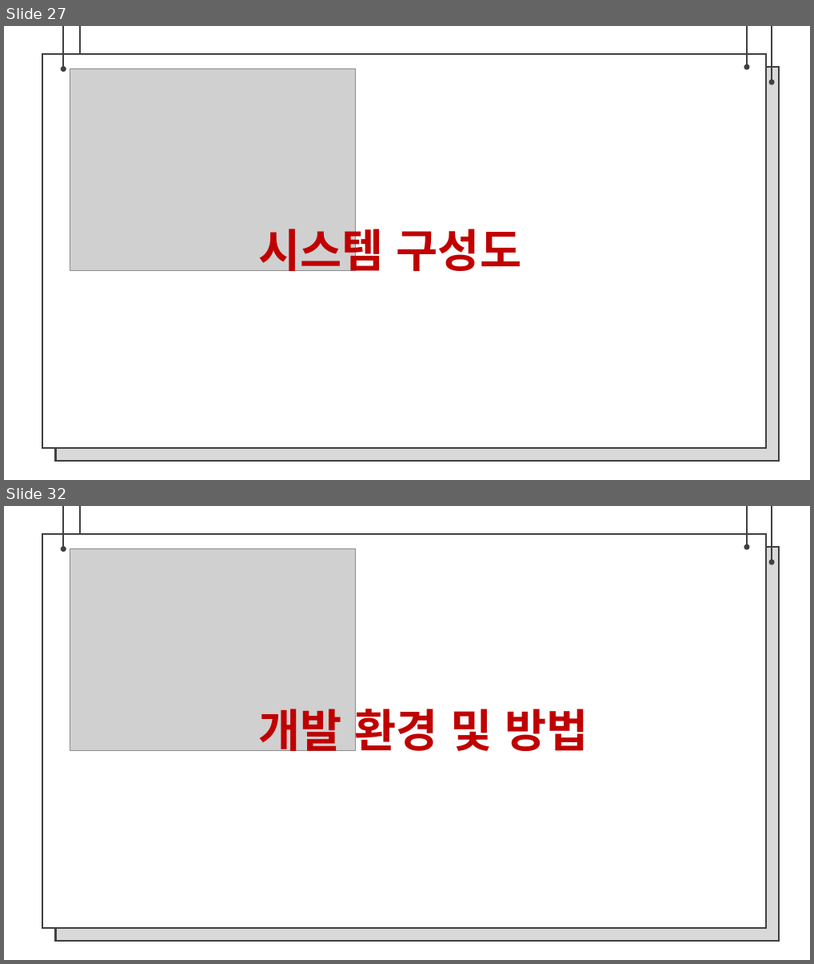
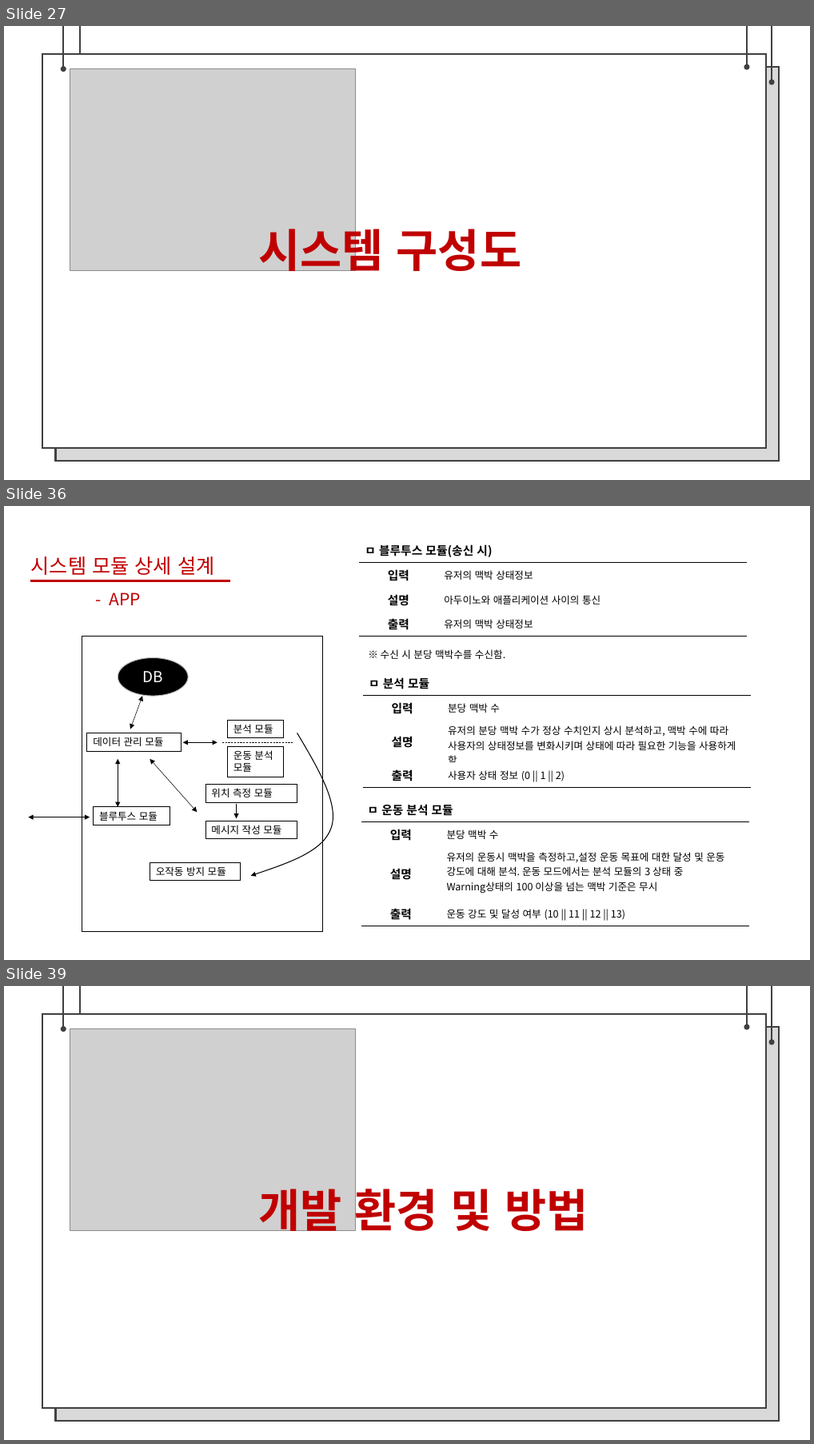
Before and after one commit to bajahoe/gitchana, a slide deck: 제안서 팀장 조동윤, 팀원 임종운.pptx. Shown one above the other, each under a label of ours: slides 27 and 32 before the commit, slides 27, 36 and 39 after it; the slides between them are not shown. The pictures are 814x964 and 814x1444 pixels, drawn with LibreOffice and Linux fonts; fonts in the diff are those of the drawing; grey boxes stand for pictures; background and template pictures are left out. Boxes give left, top, right and bottom in pixels: in the first picture for what was removed or moved away, otherwise in the second. Text is boxed around its words. In the diff, an @@ line names an element or a change of style, - is before the commit and + after.

Commit message:
자료 업데이트
발표자료 재 작성
제안서 내 사용자 상태정보 구조 변경(시각 - > 날짜, 시간)
그냥 사진

```diff
--- a/제안서 팀장 조동윤, 팀원 임종운.pptx
+++ b/제안서 팀장 조동윤, 팀원 임종운.pptx
@@ slide 36 added at <box>4,506,810,960</box>, background #FFFFFF @@
@@ table added at <box>359,538,747,636</box>, 4 rows, 2 columns @@
+ㅁ 블루투스 모듈(송신 시) | 
+입력 | 유저의 맥박 상태정보
+설명 | 아두이노와 애플리케이션 사이의 통신
+출력 | 유저의 맥박 상태정보
@@ text added at <box>31,556,214,575</box>, 24 pt, text #C00000 @@
+시스템 모듈 상세 설계
@@ line added from (30, 581) to (231, 581), #C00000 2.25 pt @@
@@ text added at <box>109,592,140,605</box>, 20 pt, text #C00000 @@
+- APP
@@ rectangle added at <box>82,636,323,932</box>, outline #000000 0.5 pt @@
@@ text added at <box>381,649,506,659</box>, 12 pt, text #000000 @@
+※ 수신 시 분당 맥박수를 수신함.
@@ ellipse added at <box>118,658,188,696</box>, fill #000000, outline #BFBFBF 1 pt, 18 pt, text #FFFFFF @@
+DB
@@ table added at <box>362,671,751,788</box>, 4 rows, 2 columns @@
+ㅁ 분석 모듈 | 
+입력 | 분당 맥박 수
+설명 | 유저의 분당 맥박 수가 정상 수치인지 상시 분석하고, 맥박 수에 따라 사용자의 상태정보를 변화시키며 상태에 따라 필요한 기능을 사용하게 함
+출력 | 사용자 상태 정보 (0 || 1 || 2)
@@ double arrow added from (130, 728) to (142, 696), #000000 0.5 pt @@
@@ rectangle added at <box>227,720,283,738</box>, outline #000000 0.75 pt, 12 pt, text #000000 @@
+분석 모듈
@@ rectangle added at <box>87,733,182,751</box>, outline #000000 0.75 pt, 12 pt, text #000000 @@
+데이터 관리 모듈
@@ double arrow added from (218, 743) to (183, 743), #000000 0.5 pt @@
@@ line added from (222, 743) to (293, 743), #000000 0.5 pt dashed @@
@@ freeform shape added at <box>251,733,333,876</box>, outline #000000 1 pt @@
@@ double arrow added from (118, 759) to (118, 807), #000000 0.5 pt @@
@@ double arrow added from (197, 812) to (150, 759), #000000 0.5 pt @@
@@ rectangle added at <box>227,746,283,776</box>, outline #000000 0.75 pt, 12 pt, text #000000 @@
+운동 분석 모듈
@@ rectangle added at <box>206,784,297,802</box>, outline #000000 0.75 pt, 12 pt, text #000000 @@
+위치 측정 모듈
@@ double arrow added from (28, 817) to (90, 817), #000000 0.5 pt @@
@@ rectangle added at <box>94,807,170,825</box>, outline #000000 0.75 pt, 12 pt, text #000000 @@
+블루투스 모듈
@@ arrow added from (236, 804) to (236, 818), #000000 0.5 pt @@
@@ table added at <box>362,797,750,925</box>, 4 rows, 2 columns @@
+ㅁ 운동 분석 모듈 | 
+입력 | 분당 맥박 수
+설명 | 유저의 운동시 맥박을 측정하고,설정 운동 목표에 대한 달성 및 운동 강도에 대해 분석. 운동 모드에서는 분석 모듈의 3 상태 중 / Warning상태의 100 이상을 넘는 맥박 기준은 무시
+출력 | 운동 강도 및 달성 여부 (10 || 11 || 12 || 13)
@@ rectangle added at <box>206,820,297,839</box>, outline #000000 0.75 pt, 12 pt, text #000000 @@
+메시지 작성 모듈
@@ rectangle added at <box>150,862,240,880</box>, outline #000000 0.75 pt, 12 pt, text #000000 @@
+오작동 방지 모듈
@@ what was slide 32 is now slide 39 @@
```
Also in this commit, not shown: 6 slides changed, 11 other slides added, 2 other files.
